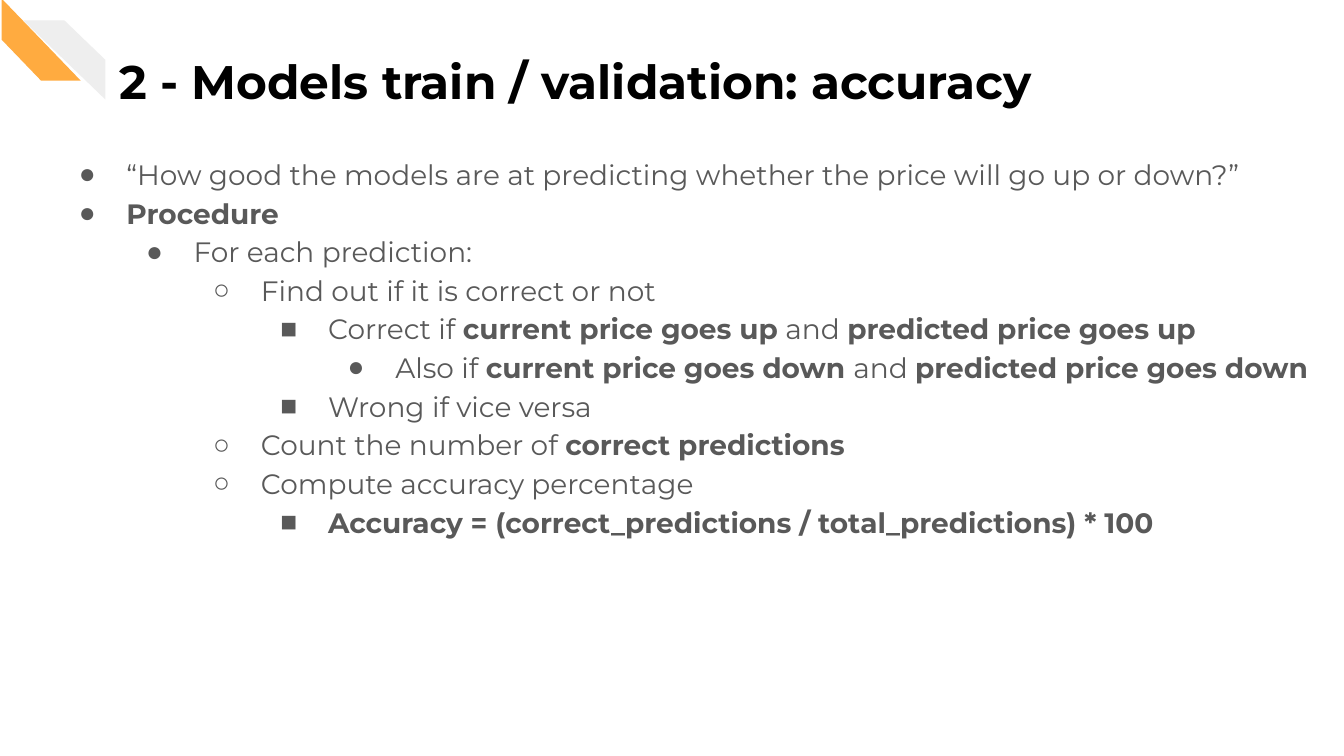
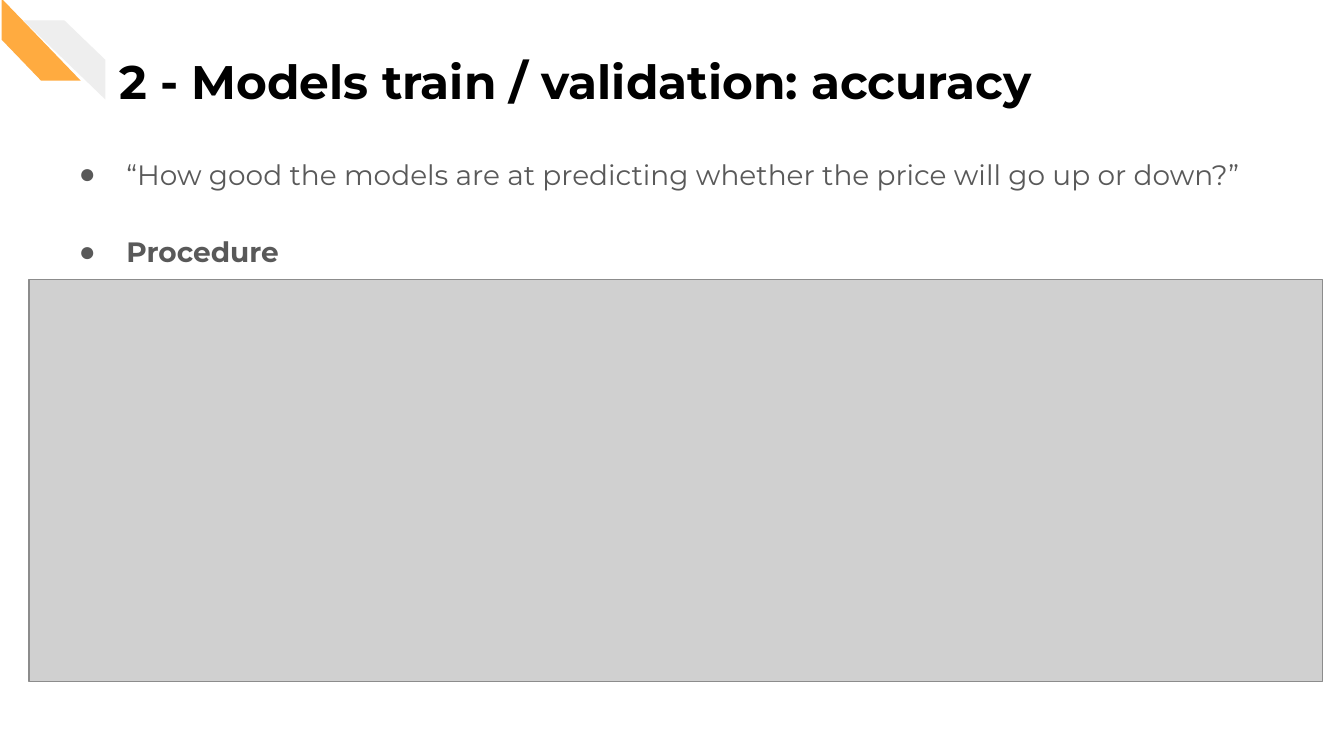
Before and after one commit to CorsiDanilo/bitcoin-price-prediction-with-pyspark, a slide deck: slide 18 of presentation/presentation.pptx. Drawn at 1344x756 pixels with LibreOffice and Linux fonts; fonts in the diff are those of the drawing; grey boxes stand for pictures. Boxes give left, top, right and bottom in pixels: in the first picture for what was removed or moved away, otherwise in the second. Text is boxed around its words. In the diff, an @@ line names an element or a change of style, - is before the commit and + after.

Commit message:
Updating presentation and images

```diff
--- a/presentation/presentation.pptx
+++ b/presentation/presentation.pptx
@@ text at [194, 241, 1308, 539]: paragraphs removed @@
-● For each prediction:
-  ○ Find out if it is correct or not
-    ■ Correct if current price goes up and predicted price goes up
-      ● Also if current price goes down and predicted price goes down
-    ■ Wrong if vice versa
-  ○ Count the number of correct predictions
-  ○ Compute accuracy percentage
-    ■ Accuracy = (correct_predictions / total_predictions) * 100
@@ picture added at [30, 280, 1322, 681] @@
```
Also in this commit, not shown: 7 other slides changed, 12 other files.
